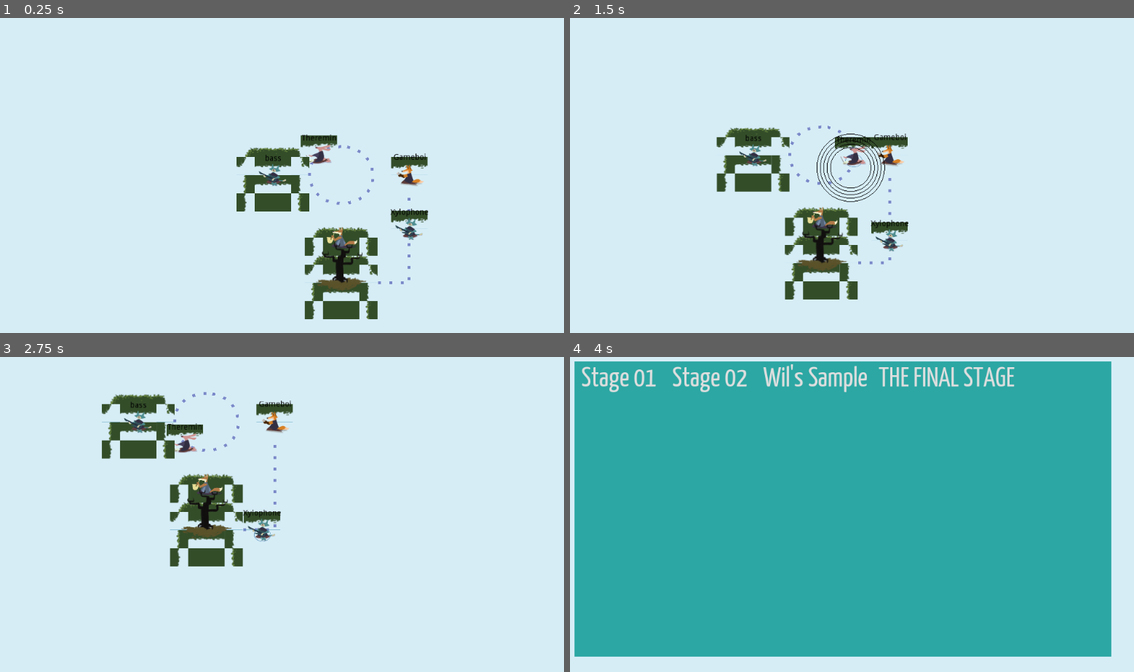
Above: before the commit, frames 1-4 (two rows, left to right).
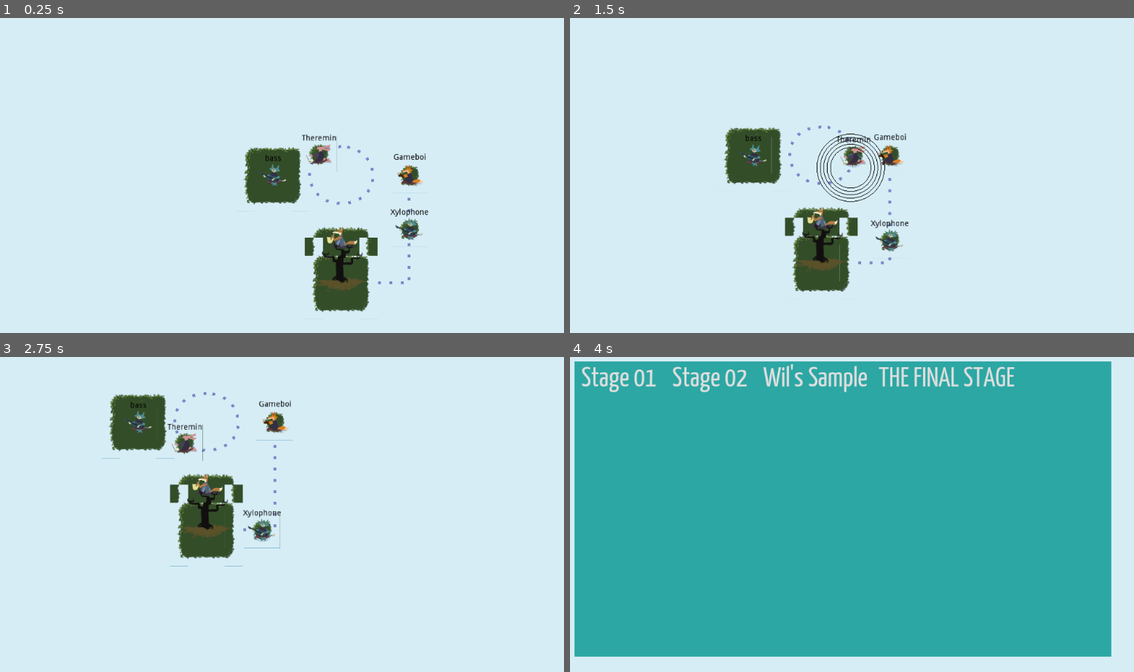
Above: after the commit, the same moments.

Repository: uspgamedev/skyjammers
Game: Godot game, scene res://stages/second_stage_take1.tscn
Same seed, same stepped clock (60 frames per second), same inputs: the game is played once before the commit and once after it. This scene is started directly instead of the project's main scene. Sound files missing from this copy of the repository are replaced by a short silence.
Inputs:
- Up to frame 1 (0.25 s): no input
- Up to frame 2 (1.5 s): tap Enter (ui_accept) at 0.5, 0.77 s; hold Space (action_play) 0.53-1.28 s; tap Space (action_play) at 1.35 s
- Up to frame 3 (2.75 s): tap Enter (ui_accept) at 1.52 s; hold Space (action_play) from 2.03 s (still down)
- Up to frame 4 (4 s): release Space (action_play) at 2.78 s; tap Space (action_play) at 2.85 s; tap Enter (ui_accept) at 3.02, 3.77 s; hold Space (action_play) from 3.53 s (still down)

The runs differ from the first frame. In frame 1, 3.2% of the frame differs, in the area x 41-76%, y 37-96%; in frame 2, 3.2%; in frame 3, 3.4%, in the area x 18-52%, y 14-67%; in frame 4, nothing differs.
Error in both runs: Attempt to call function 'start' in base 'null instance' on a null instance. (res://stages/base.gd:57)

Commit message:
fix ilhas premade

Diff:
--- a/game/islands/premade/mid.tscn
+++ b/game/islands/premade/mid.tscn
@@ -20,5 +20,5 @@
 collision_mask = 1
 occluder_light_mask = 1
 format = 1
-tile_data = PoolIntArray( -65538, 0, 0, -65537, 29, 0, -131072, 30, 0, -131071, 3, 0, -2, 15, 0, -1, 17, 0, -65536, 17, 0, -65535, 12, 0, 65534, 23, 0, 65535, 17, 0, 0, 17, 0, 1, 20, 0, 131070, 24, 0, 131071, 5, 0, 65536, 6, 0, 65537, 27, 0 )
+tile_data = PoolIntArray( -65538, 0, 0, -65537, 29, 0, -131072, 30, 0, -131071, 3, 0, -2, 4, 0, -1, 10, 0, -65536, 10, 0, -65535, 20, 0, 65534, 8, 0, 65535, 10, 0, 0, 10, 0, 1, 24, 0, 131070, 12, 0, 131071, 17, 0, 65536, 18, 0, 65537, 15, 0 )
 _sections_unfolded = [ "Cell" ]
--- a/game/islands/premade/midbig.tscn
+++ b/game/islands/premade/midbig.tscn
@@ -20,5 +20,5 @@
 collision_mask = 1
 occluder_light_mask = 1
 format = 1
-tile_data = PoolIntArray( -131074, 0, 0, -131073, 29, 0, -19 …(67 unchanged characters)… , 0, -131071, 30, 0, -131070, 3, 0, -3, 16, 0, -2, 10, 0, -1, 10, 0, -65536, 10, 0, -65535, 10, 0, -65534, 12, 0, 65533, 8, 0, 65534, 10, 0, 65535, 10, 0, 0, 10, 0, 1, 4, 0, 2, 27, 0, 131069, 24, 0, 131070, 5, 0, 131071, 5, 0, 65536, 6, 0, 65537, 27, 0 )
+tile_data = PoolIntArray( -131074, 0, 0, -131073, 29, 0, -19 …(67 unchanged characters)… , 0, -131071, 30, 0, -131070, 3, 0, -3, 23, 0, -2, 10, 0, -1, 10, 0, -65536, 10, 0, -65535, 10, 0, -65534, 20, 0, 65533, 8, 0, 65534, 10, 0, 65535, 10, 0, 0, 10, 0, 1, 16, 0, 2, 15, 0, 131069, 12, 0, 131070, 13, 0, 131071, 13, 0, 65536, 14, 0, 65537, 15, 0 )
 _sections_unfolded = [ "Cell" ]
--- a/game/islands/premade/tiny.tscn
+++ b/game/islands/premade/tiny.tscn
@@ -4,4 +4,4 @@
 
 [node name="Island" instance=ExtResource( 1 )]
 
-tile_data = PoolIntArray( -1, 13, 0, -65536, 14, 0, 65535, 21, 0, 0, 22, 0 )
+tile_data = PoolIntArray( -1, 0, 0, -65536, 3, 0, 65535, 12, 0, 0, 15, 0 )
